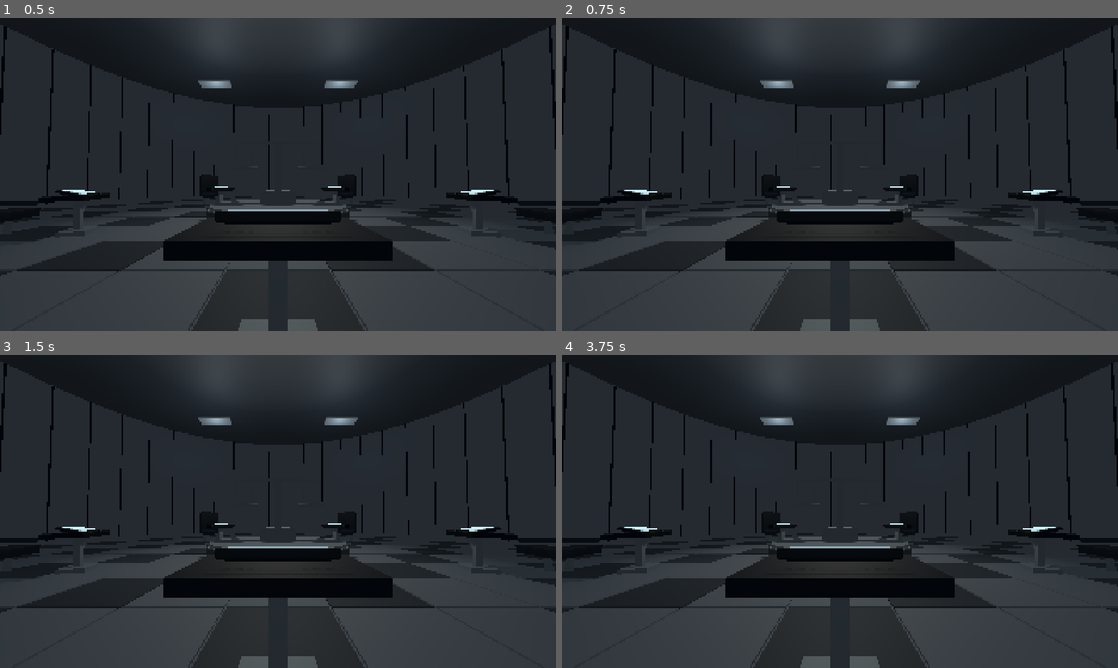
Above: before the commit, frames 1-4 (two rows, left to right).
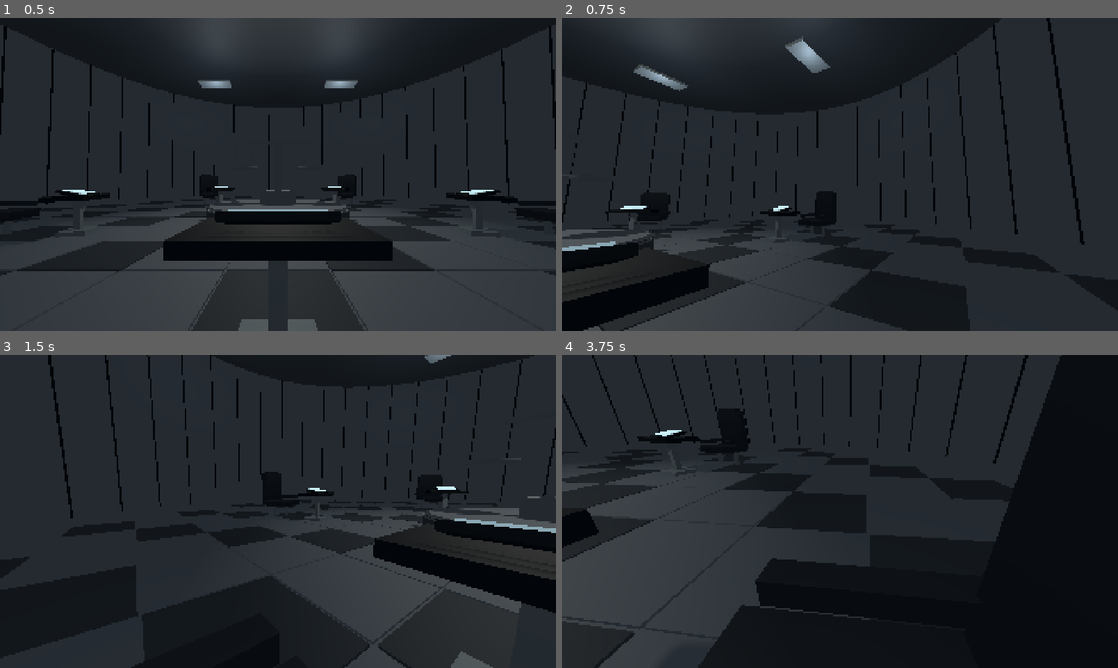
Above: after the commit, the same moments.

Repository: SerkanAydin06/DENGE
Game: Godot game, scene res://scenes/game_room.tscn
Two runs of this game, one before a commit and one after it. Both use one fixed random seed, a clock stepped at 60 frames per second and the inputs below.
Inputs (mouse positions are in pixels of both pictures, inside the frame that each line leads up to):
- Up to frame 1 (0.5 s): no input
- Up to frame 2 (0.75 s): tap Enter at 0.5 s; move the mouse to (962, 158) at 0.52 s; click (962, 158) at 0.67 s
- Up to frame 3 (1.5 s): tap Space at 1.25 s; move the mouse to (166, 527) at 1.27 s; click (166, 527) at 1.42 s
- Up to frame 4 (3.75 s): tap Enter at 2, 3.5 s; move the mouse to (895, 442) at 2.02 s; click (895, 442) at 2.17 s; tap Space at 2.75 s; move the mouse to (812, 574) at 2.77 s; click (812, 574) at 2.92 s; move the mouse to (1006, 558) at 3.52 s; click (1006, 558) at 3.67 s

Frame 1 is identical in both runs. In frame 2, 23% of the frame differs, in the area x 0-100%, y 0-100%; in frame 3, 27%; in frame 4, 37%.

Commit message:
Add seated mouse-look camera with pitch/yaw limits and Escape release

Diff:
--- a/scripts/game_room.gd
+++ b/scripts/game_room.gd
@@ -4,6 +4,13 @@
 const ROOM_RADIUS := 18.0
 const SEAT_RADIUS := 8.5
 const PLAYERS := 5
+const MOUSE_SENSITIVITY := 0.0025
+const MAX_YAW := 95.0
+const MAX_PITCH := 55.0
+
+var player_camera: Camera3D
+var view_yaw := 0.0
+var view_pitch := 0.0
 
 var concrete: StandardMaterial3D
 var dark_concrete: StandardMaterial3D
@@ -47,6 +54,19 @@
 	n.position = at
 	(parent if parent != null else self).add_child(n)
 	return n
+
+func _unhandled_input(event: InputEvent) -> void:
+	if event is InputEventKey and event.pressed and not event.echo and event.keycode == KEY_ESCAPE:
+		Input.mouse_mode = Input.MOUSE_MODE_VISIBLE
+		get_viewport().set_input_as_handled()
+	elif event is InputEventMouseButton and event.pressed and event.button_index == MOUSE_BUTTON_LEFT:
+		Input.mouse_mode = Input.MOUSE_MODE_CAPTURED
+		get_viewport().set_input_as_handled()
+	elif event is InputEventMouseMotion and Input.mouse_mode == Input.MOUSE_MODE_CAPTURED:
+		view_yaw = clampf(view_yaw - event.relative.x * MOUSE_SENSITIVITY, deg_to_rad(-MAX_YAW), deg_to_rad(MAX_YAW))
+		view_pitch = clampf(view_pitch - event.relative.y * MOUSE_SENSITIVITY, deg_to_rad(-MAX_PITCH), deg_to_rad(MAX_PITCH))
+		if is_instance_valid(player_camera):
+			player_camera.rotation = Vector3(view_pitch, view_yaw, 0.0)
 
 func _ready() -> void:
 	concrete = material(Color("#464b51"))
@@ -159,3 +179,5 @@
 	cam.look_at(Vector3(0.0, 2.1, 0.0), Vector3.UP)
 	cam.fov = 75.0
 	cam.current = true
+	player_camera = cam
+	Input.mouse_mode = Input.MOUSE_MODE_CAPTURED
